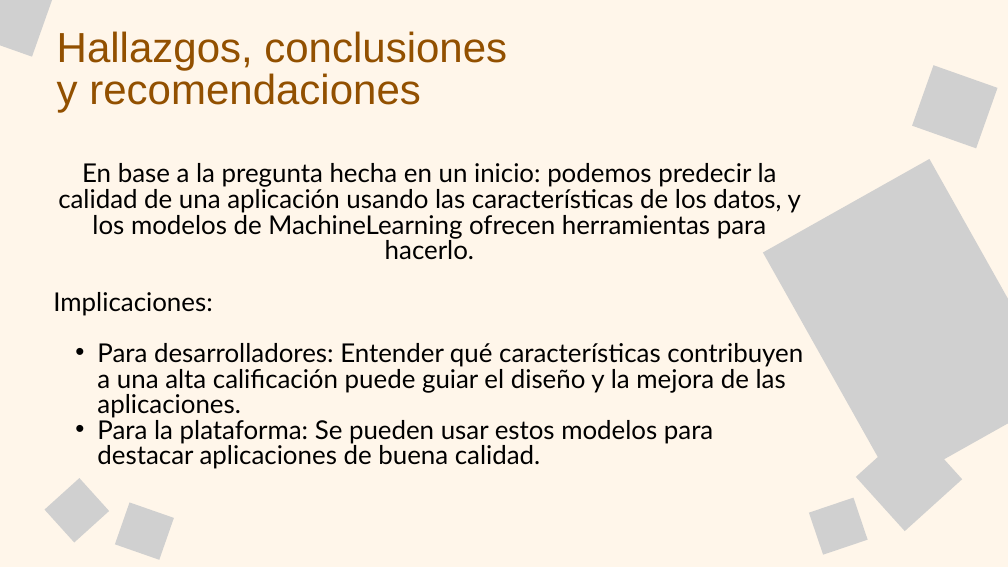
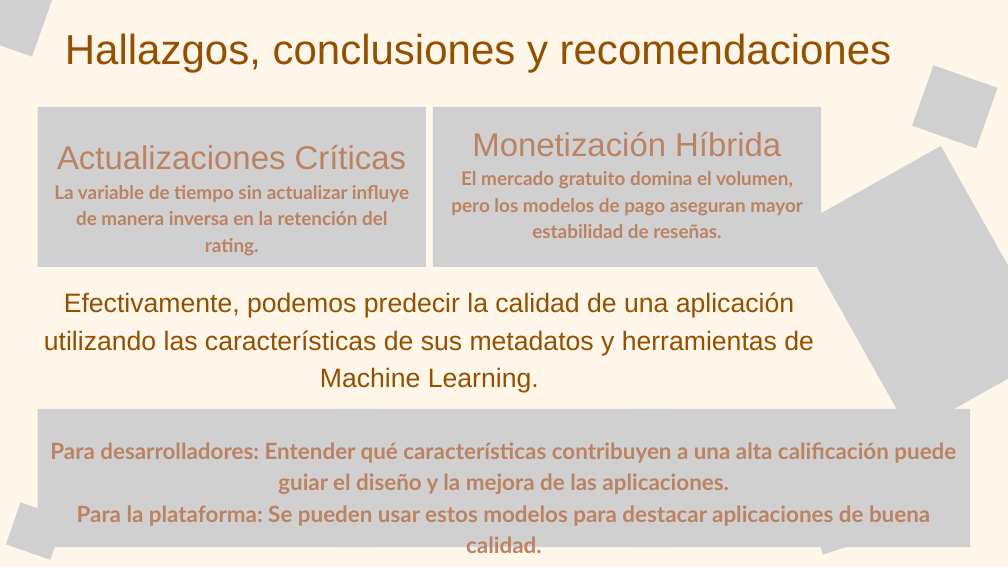
Before and after one commit to JavieraFuenzalidaI/Evaluacion3, a slide deck: slide 9 of PresentaciónEv3.pptx (slide 11 before the commit). Drawn at 1008x567 pixels with LibreOffice and Linux fonts; fonts in the diff are those of the drawing; grey boxes stand for pictures. Boxes give left, top, right and bottom in pixels: in the first picture for what was removed or moved away, otherwise in the second. Text is boxed around its words. In the diff, an @@ line names an element or a change of style, - is before the commit and + after.

```diff
--- a/PresentaciónEv3.pptx
+++ b/PresentaciónEv3.pptx
@@ text "Hallazgos, conclusiones y recomendaciones" rewrapped from bbox=[57, 31, 507, 112] to bbox=[65, 33, 892, 72] @@
@@ picture added at bbox=[38, 107, 426, 267] @@
@@ picture added at bbox=[433, 107, 821, 267] @@
@@ text added at bbox=[54, 145, 409, 225], 27 pt, text #BC8362, bold @@
+Actualizaciones Críticas
+La variable de tiempo sin actualizar influye de manera inversa en la retención del rating.
@@ text added at bbox=[451, 132, 803, 238], 27 pt, text #BC8362, bold @@
+Monetización Híbrida
+El mercado gratuito domina el volumen, pero los modelos de pago aseguran mayor estabilidad de reseñas.
@@ picture: place and size @@
-picture at bbox=[763, 159, 1008, 487]
+picture at bbox=[795, 146, 1008, 434]
@@ text at bbox=[53, 163, 801, 316]: paragraphs removed @@
-En base a la pregunta hecha en un inicio: podemos predecir la calidad de una aplicación usando las características de los datos, y los modelos de MachineLearning ofrecen herramientas para hacerlo.
-Implicaciones:
@@ text added at bbox=[44, 292, 814, 392], 38 pt, text #925000 @@
+Efectivamente, podemos predecir la calidad de una aplicación utilizando las características de sus metadatos y herramientas de Machine Learning.
@@ picture added at bbox=[38, 409, 372, 547] @@
@@ picture added at bbox=[337, 409, 671, 547] @@
@@ picture added at bbox=[636, 409, 970, 547] @@
@@ text "Para desarrolladores: Entender qué características ...": place and size @@
-text "Para desarrolladores: Entender qué características ..." at bbox=[53, 163, 803, 469]
+text "Para desarrolladores: Entender qué características ..." at bbox=[50, 442, 956, 526]
@@ text "Para desarrolladores: Entender qué características ..." at bbox=[50, 442, 956, 526]: size 37 to 32 pt, text colour #000000 to #BC8362, bold on; alignment left to centre; bullet • to none; list level 2 to 1 in "Para desarrolladores: Entender qué características ..."; line spacing 36.6pt to 44.8pt; list level 2 to 1 in "Para la plataforma: Se pueden ..." @@
@@ picture: place and size @@
-picture at bbox=[45, 478, 109, 542]
+picture at bbox=[45, 470, 109, 535]
@@ picture: place and size @@
-picture at bbox=[115, 503, 174, 560]
+picture at bbox=[6, 503, 65, 560]
```
Also in this commit, not shown: 3 other slides changed, 6 slides added, 7 slides removed.
